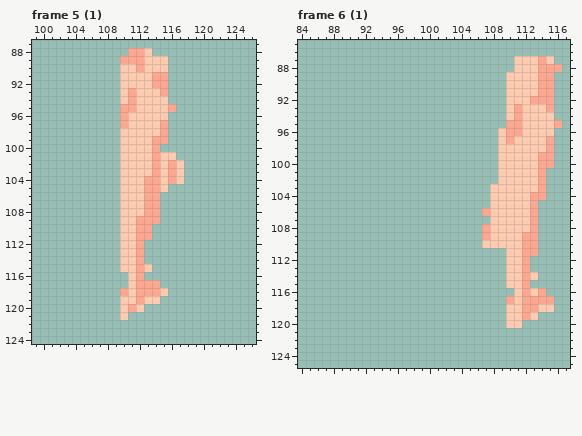
Pixel-art file, stored at resources/kid/unpacked/asesprite/arms/fair_left.aseprite. The first picture shows the starting point.
256x256 pixels, 64 frames. Shown: frame 5 (1): x 99..126, y 87..124; frame 6 (1): x 84..117, y 85..125. The commit also changed other frames, which this record leaves out.
The result:
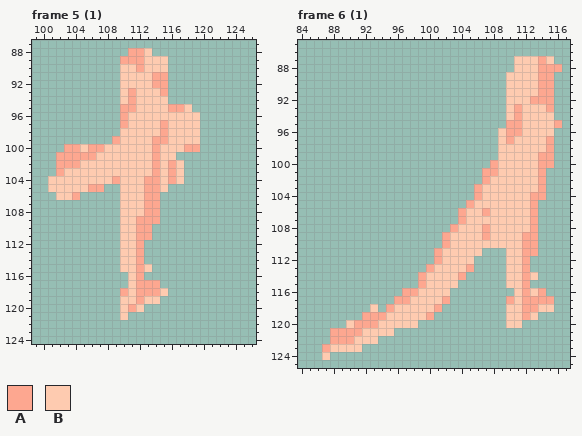
Palette (. is transparent): A #fda790  B #fecbb0
Changes in this commit:
--- frame 5 (1), layer "strike"
@@ x 99..126 @@
  94 ...........BABBBB...........
- 95 ...........AABBBBA..........
- 96 ...........ABBBBB...........
- 97 ...........ABBBBA...........
- 98 ...........BBBBBA...........
- 99 ...........BBBBAA...........
-100 ...........BBBBA............
-101 ...........BBBBABB..........
-102 ...........BBBBABAB.........
-103 ...........BBBBABAB.........
-104 ...........BBBAABAB.........
-105 ...........BBBAAB...........
-106 ...........BBBAA............
+ 95 ...........AABBBBAAB........
+ 96 ...........ABBBBBBBBB.......
+ 97 ...........ABBBBABBBB.......
+ 98 ...........BBBBBABBBB.......
+ 99 ..........ABBBBAABBBB.......
+100 ....AABAABBBBBBABBBAA.......
+101 ...AAAAABBBBBBBABB..........
+102 ...AAABBBBBBBBBABAB.........
+103 ...ABBBBBBBBBBBABAB.........
+104 ..BBBBBBBBABBBAABAB.........
+105 ..BBBBBAA..BBBAAB...........
+106 ...BBA.....BBBAA............
 107 ...........BBBAA............
--- frame 6 (1), layer "strike"
@@ x 84..117 @@
  99 .........................BBBBBAA..
-100 .........................BBBBBAA..
-101 .........................BBBBBA...
-102 .........................BBBBBA...
-103 ........................BBBBBBA...
-104 ........................BBBBBAA...
-105 ........................BBBBBA....
-106 .......................ABBBBBA....
-107 ........................BBBBBA....
-108 .......................ABBBBBA....
-109 .......................ABBBBAA....
-110 .......................BBBBBAA....
-111 ..........................BBAA....
-112 ..........................BBA.....
-113 ..........................BBA.....
-114 ..........................BBAB....
-115 ..........................BBA.....
-116 ...........................BABA...
-117 ..........................ABAAAA..
-118 ..........................BBAABB..
-119 ..........................BBAB....
-120 ..........................BB......
-121 ..................................
-122 ..................................
-123 ..................................
-124 ..................................
+100 ........................ABBBBBAA..
+101 .......................AABBBBBA...
+102 .......................ABBBBBBA...
+103 ......................ABBBBBBBA...
+104 ......................ABBBBBBAA...
+105 .....................ABBBBBBBA....
+106 ....................ABBABBBBBA....
+107 ....................ABBBBBBBBA....
+108 ...................ABBBABBBBBA....
+109 ..................ABBBBABBBBAA....
+110 ..................ABBBBBBBBBAA....
+111 .................ABBBBB...BBAA....
+112 .................ABBBB....BBA.....
+113 ................ABBBBA....BBA.....
+114 ...............ABBBBA.....BBAB....
+115 ...............ABBBB......BBA.....
+116 .............AABBBB........BABA...
+117 ............AABBBBA.......ABAAAA..
+118 .........B.ABBBBBA........BBAABB..
+119 ........AAABBBBBA.........BBAB....
+120 ......BAAABBBBB...........BB......
+121 ....AAAABBBB......................
+122 ....AAABBB........................
+123 ...ABBBB..........................
+124 ...B..............................
 125 ..................................
Where, in picture pixels (left, top, right, bottom), the same in both pictures:
added: (160, 104, 200, 152)
added: (48, 136, 120, 200)
added: (322, 160, 498, 360)
